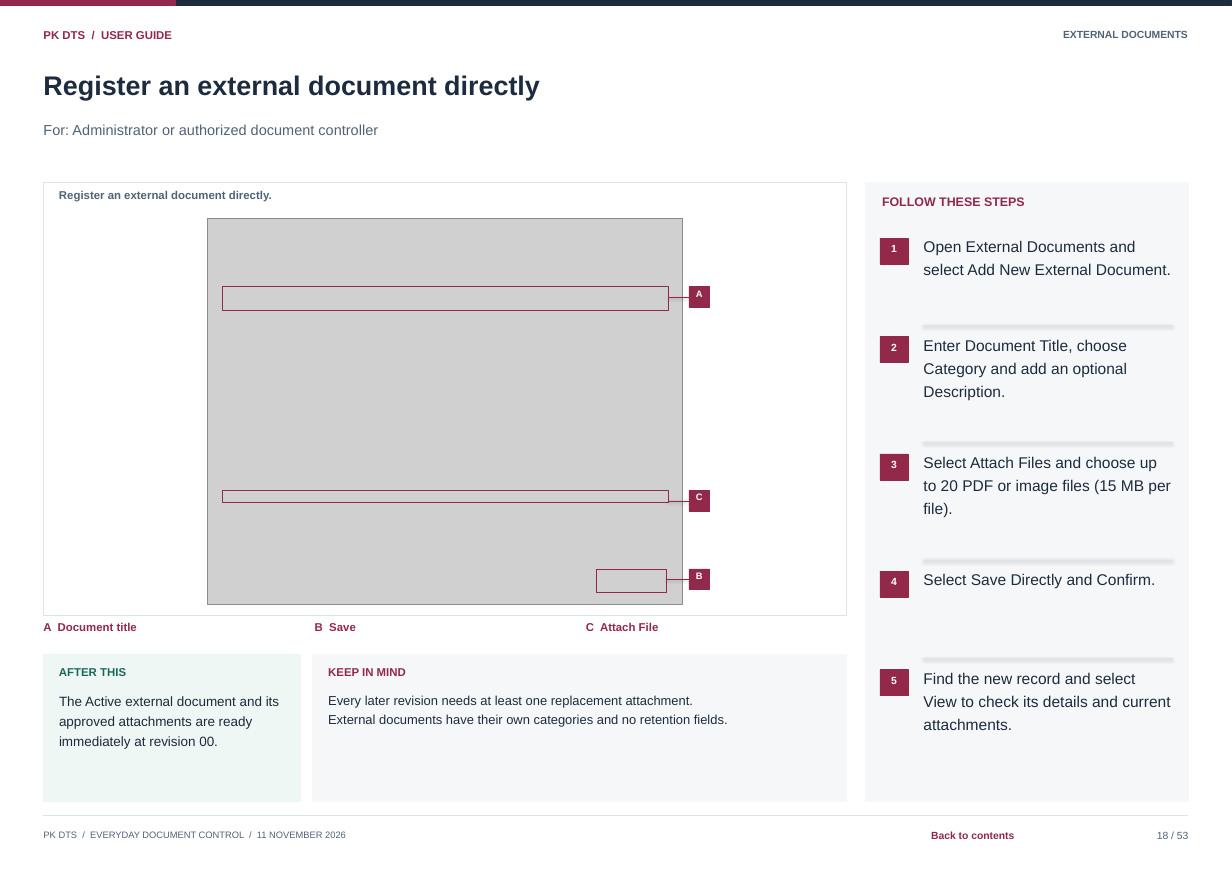
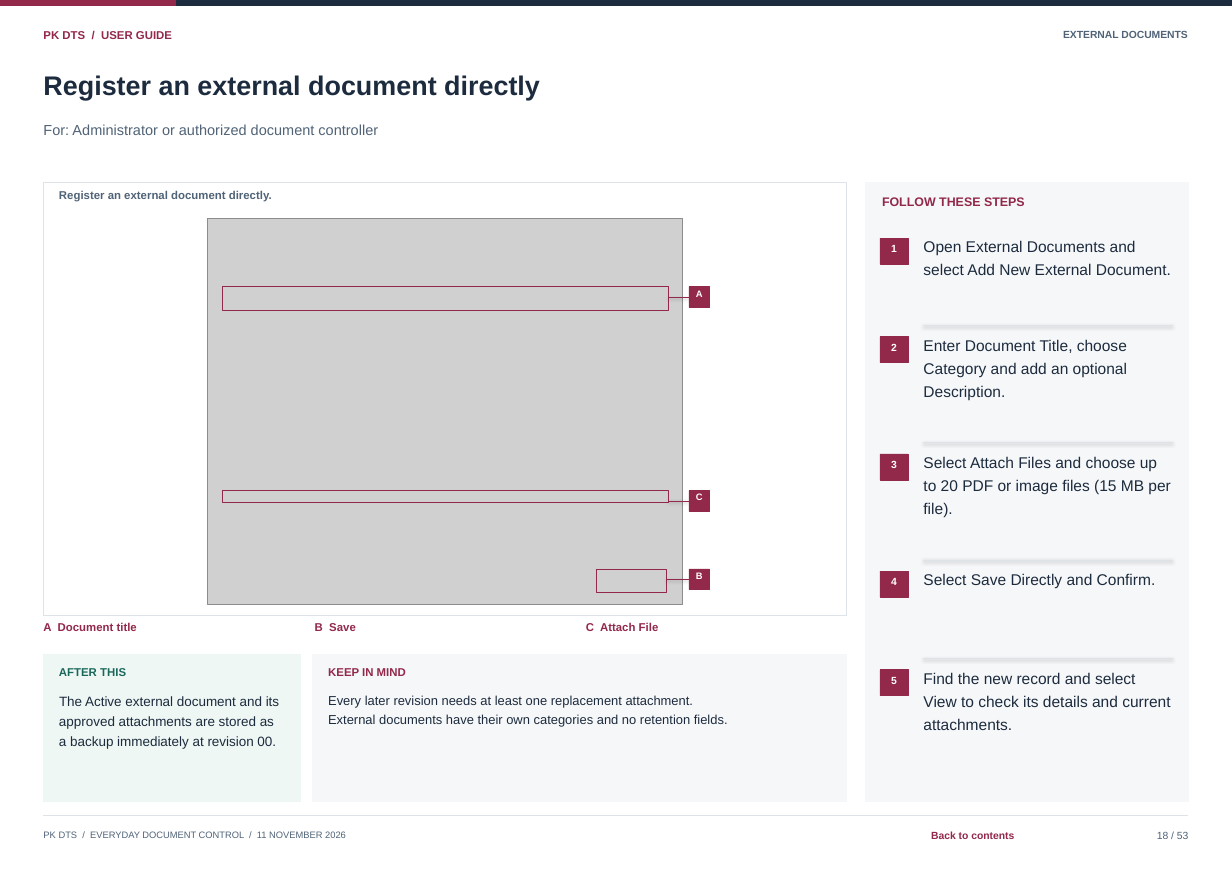
Before and after one commit to curib123/pk_document_tracking_system, a slide deck: slide 18 of docs/system-documentation/PK_DTS_User_Guide.pptx. Drawn at 1232x872 pixels with LibreOffice and Linux fonts; fonts in the diff are those of the drawing; grey boxes stand for pictures. Boxes give left, top, right and bottom in pixels: in the first picture for what was removed or moved away, otherwise in the second. Text is boxed around its words. In the diff, an @@ line names an element or a change of style, - is before the commit and + after.

```diff
--- a/docs/system-documentation/PK_DTS_User_Guide.pptx
+++ b/docs/system-documentation/PK_DTS_User_Guide.pptx
@@ text at (59,716,274,729): text changed @@
-approved attachments are ready
+approved attachments are stored as
@@ text at (59,736,276,749): text changed @@
-immediately at revision 00.
+a backup immediately at revision 00.
```
Also in this commit, not shown: 9 other slides changed, 14 other files.
